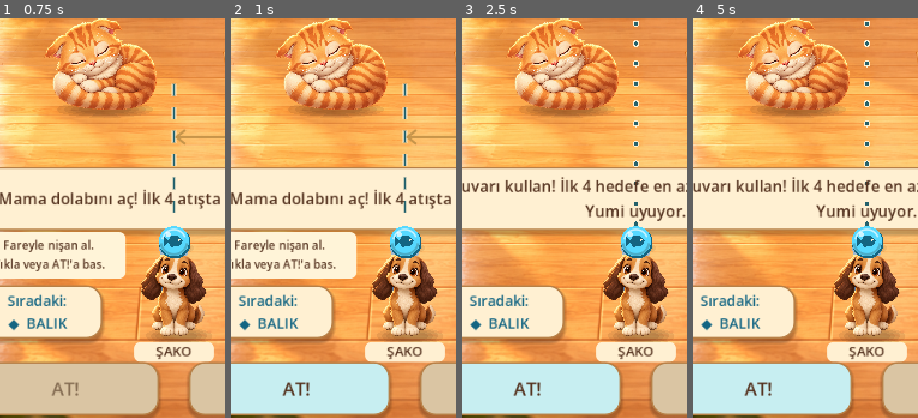
Above: before the commit, frames 1-4 (left to right).
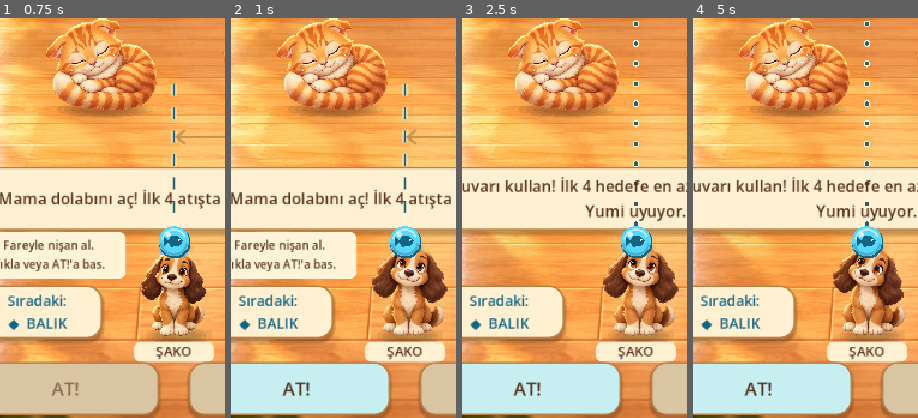
Above: after the commit, the same moments.

Repository: luzumsuzlar/yummyveshaco
Game: Godot game, scene res://scenes/main.tscn
The game is run twice, just before and just after one commit, with the same random seed, the same clock (stepped at 60 frames per second) and the same inputs.
Inputs:
- Up to frame 1 (0.75 s): click "1 · MAMA DOLABI" at 0.5 s
- Up to frame 2 (1 s): no input
- Up to frame 3 (2.5 s): click "≡" at 1.25 s; click "2 · DUVAR OYUNU" at 2 s
- Up to frame 4 (5 s): click "AT!" at 2.75 s; click "HAV! 3/3" at 3.5 s; click "↻" at 4.25 s
The pictures show only the part of the screen within x 11-61%, y 48-98%; the shares and areas given below are measured in that part.

Frame 1 is identical in both runs. In frame 2, 3.8% of the frame differs, in the area x 62-97%, y 57-80%; in frame 3, 3.8%; in frame 4, 3.1%.

Commit message:
Animate Shako attention surprise and success reactions

Diff:
--- a/scripts/main.gd
+++ b/scripts/main.gd
@@ -28,6 +28,8 @@
 const YUMI_PAW_ART := preload("res://assets/art/characters/yumi-paw-v1.png")
 const YUMI_WALK_ART := preload("res://assets/art/characters/yumi-walk-v1.png")
 const YUMI_GROOM_ART := preload("res://assets/art/characters/yumi-groom-v1.png")
+const SHAKO_REACTION_ART := preload("res://assets/art/characters/shako-reactions-v1.png")
+const SHAKO_REACTION_ANCHORS := [Vector2(256, 495), Vector2(256, 495), Vector2(265, 495), Vector2(245, 480), Vector2(264, 480), Vector2(274, 480)]
 const YUMI_GROOM_ANCHORS := [Vector2(250, 498), Vector2(235, 498), Vector2(250, 498), Vector2(242, 465), Vector2(244, 465), Vector2(251, 466)]
 const YUMI_WALK_ANCHORS := [Vector2(280, 476), Vector2(266, 480), Vector2(254, 480), Vector2(274, 444), Vector2(252, 448), Vector2(258, 452)]
 const SHAKO_IDLE_ART := preload("res://assets/art/characters/shako-idle-v1.png")
@@ -200,6 +202,9 @@
 var yumi_groom_time := 0.0
 var yumi_groom_wait := 3.5
 var yumi_groom_variant := 0
+var shako_surprise_left := 0.0
+var shako_joy_left := 0.0
+var shako_look_direction := 1.0
 var yumi_move_timer := 0.0
 var yumi_pause_timer := 0.0
 var yumi_dash_timer := 0.0
@@ -529,6 +534,8 @@
 
 
 func show_level_menu() -> void:
+	shako_surprise_left = 0.0
+	shako_joy_left = 0.0
 	yumi_groom_time = 0.0
 	ball_drop_time = 0.0
 	ball_drop_hole = -1
@@ -675,6 +682,9 @@
 	touch_can_launch = false
 	last_pointer_position = Vector2(LAUNCH_POS.x, HOLE_Y)
 	yumi_position = YUMI_HOME
+	shako_surprise_left = 0.0
+	shako_joy_left = 0.0
+	shako_look_direction = 1.0
 	yumi_groom_time = 0.0
 	yumi_groom_wait = 3.5
 	yumi_groom_variant = 0
@@ -708,6 +718,9 @@
 
 
 func _process(delta: float) -> void:
+	if game_state in ["playing", "celebrating"]:
+		shako_surprise_left = maxf(0.0, shako_surprise_left - delta)
+		shako_joy_left = maxf(0.0, shako_joy_left - delta)
 	# Cosmetic only: scoring and existing shot delays are unchanged. Pause freezes it.
 	if game_state not in ["paused", "menu"] and ball_drop_time > 0.0:
 		ball_drop_time = maxf(0.0, ball_drop_time - delta)
@@ -1439,6 +1452,10 @@
 
 
 func deflect_ball_from_yumi() -> void:
+	shako_surprise_left = 0.65
+	shako_joy_left = 0.0
+	# Atlas looks screen-left; mirror only the reaction toward the actual cat.
+	shako_look_direction = -1.0 if yumi_position.x > LAUNCH_POS.x else 1.0
 	game_audio.play_effect("paw")
 	paw_impact_position = ball_position
 	paw_target_index = -1
@@ -1489,6 +1506,8 @@
 			register_error("Doğru delik, ama en az %d duvar sekmesi gerekiyor!" % required_wall_bounces())
 			return
 		var lucky_yumi_goal := ball_deflected_by_yumi
+		shako_joy_left = 0.45
+		shako_surprise_left = 0.0
 		if lucky_yumi_goal:
 			yumi_help_count += 1
 		progress += 1
@@ -1892,7 +1911,7 @@
 func draw_ground_shadows() -> void:
 	var cat_shadow_radii := Vector2(58, 10) if yumi_art_texture() in [YUMI_SLEEP_ART, YUMI_WALK_ART] else Vector2(44, 12)
 	draw_soft_shadow(yumi_position + Vector2(7, 57), cat_shadow_radii, 0.30)
-	var shako_head := celebration_shako_position if game_state in ["celebrating", "success"] else LAUNCH_POS + Vector2(0, 18)
+	var shako_head := shako_visual_position()
 	draw_soft_shadow(shako_head + Vector2(6, 31), Vector2(40, 11), 0.30)
 	if ball_active:
 		draw_soft_shadow(ball_position + Vector2(6, 12), Vector2(21, 9), 0.28)
@@ -2035,9 +2054,15 @@
 	return Rect2(Vector2(frame % 3, frame / 3) * cell, cell)
 
 
+func shako_visual_position() -> Vector2:
+	if game_state in ["celebrating", "success"] or (game_state == "paused" and paused_from_state == "celebrating"):
+		return celebration_shako_position
+	return LAUNCH_POS + Vector2(0, 18)
+
+
 func draw_shako_launcher() -> void:
-	if game_state == "celebrating" or game_state == "success":
-		draw_shako_face(celebration_shako_position, true)
+	if game_state in ["celebrating", "success"] or (game_state == "paused" and paused_from_state == "celebrating"):
+		draw_shako_face(shako_visual_position(), true)
 		return
 	var direction := Vector2(sin(aim_angle), -cos(aim_angle))
 	var muzzle := LAUNCH_POS + direction * 58.0
@@ -2090,8 +2115,42 @@
 	return points
 
 
+func shako_reaction_pose() -> Dictionary:
+	var state := paused_from_state if game_state == "paused" else game_state
+	var frame := -1
+	var lift := 0.0
+	var direction := 1.0
+	if state == "celebrating":
+		frame = 4 + int(celebration_time * 8.0) % 2
+		lift = absf(sin(celebration_time * PI * 4.0)) * 4.0
+	elif state == "playing":
+		if shako_joy_left > 0.0:
+			var phase := 1.0 - shako_joy_left / 0.45
+			frame = 4 + int(phase * 4.0) % 2
+			lift = sin(phase * PI) * 4.0
+		elif shako_surprise_left > 0.0:
+			frame = 2 if shako_surprise_left > 0.35 else 3
+			direction = shako_look_direction
+		elif not ball_active and shot_delay <= 0.0 and stage_rotation <= 0.0 and scatter_state.is_empty() and not toy_selecting:
+			frame = int(level_time * 1.8) % 2
+	return {"frame": frame, "lift": lift, "direction": direction}
+
+
+func shako_reaction_region(frame: int) -> Rect2:
+	var cell := Vector2(SHAKO_REACTION_ART.get_width() / 3.0, SHAKO_REACTION_ART.get_height() / 2.0)
+	return Rect2(Vector2(frame % 3, frame / 3) * cell, cell)
+
+
 func draw_shako_face(head: Vector2, celebrating: bool = false) -> void:
-	draw_texture_rect(SHAKO_IDLE_ART, Rect2(head + Vector2(-59, -77), Vector2(118, 118)), false)
+	var pose := shako_reaction_pose()
+	var frame: int = pose["frame"]
+	if frame >= 0:
+		var anchor: Vector2 = SHAKO_REACTION_ANCHORS[frame] * (118.0 / 512.0)
+		draw_set_transform(head + Vector2(0, -float(pose["lift"])), 0.0, Vector2(float(pose["direction"]), 1))
+		draw_texture_rect_region(SHAKO_REACTION_ART, Rect2(Vector2(-anchor.x, 30.0 - anchor.y), Vector2(118, 118)), shako_reaction_region(frame))
+		draw_set_transform(Vector2.ZERO)
+	else:
+		draw_texture_rect(SHAKO_IDLE_ART, Rect2(head + Vector2(-59, -77), Vector2(118, 118)), false)
 	var font := ThemeDB.fallback_font
 	var caption := "ŞAKO"
 	if celebrating:
--- /dev/null
+++ b/tests/shako_reaction_preview.gd
@@ -0,0 +1,34 @@
+extends SceneTree
+
+func _initialize() -> void:
+	call_deferred("capture")
+
+func capture() -> void:
+	var game = load("res://scenes/main.tscn").instantiate()
+	root.add_child(game)
+	game.set_process(false)
+	DirAccess.make_dir_recursive_absolute("res://exports/shako-reaction-preview")
+	for name in ["attention", "surprise-left", "surprise-right", "joy", "celebration", "paused-celebration"]:
+		game.start_level(2)
+		game.shot_delay = 0
+		if name.begins_with("surprise"):
+			game.launch_ball()
+			game.yumi_position.x = 120 if name.ends_with("left") else 420
+			game.ball_position = game.yumi_position + Vector2(20, 0)
+			game.deflect_ball_from_yumi()
+		elif name == "joy":
+			game.shako_joy_left = 0.25
+		elif name.contains("celebration"):
+			game.finish_game(true)
+			game._process(0.8)
+			if name.begins_with("paused"): game.pause_game()
+		game.update_interface()
+		game.queue_redraw()
+		await process_frame
+		await RenderingServer.frame_post_draw
+		if root.get_texture().get_image().save_png("res://exports/shako-reaction-preview/%s.png" % name) != OK:
+			quit(1)
+			return
+	game.free()
+	print("Six Shako reaction previews saved")
+	quit()
--- /dev/null
+++ b/tests/shako_reaction_smoke.gd
@@ -0,0 +1,72 @@
+extends SceneTree
+
+var failures := 0
+
+func check(value: bool, message: String) -> void:
+	if not value:
+		failures += 1
+		push_error(message)
+
+func _initialize() -> void:
+	call_deferred("run_checks")
+
+func run_checks() -> void:
+	var game = load("res://scenes/main.tscn").instantiate()
+	root.add_child(game)
+	game.set_process(false)
+	game.start_level(2)
+	game.shot_delay = 0
+	check(game.shako_reaction_pose()["frame"] in [0, 1], "Ready shot displays attention")
+	var angle: float = game.aim_angle
+	var rng_state: int = game.rng.state
+	for index in range(10): game.shako_reaction_pose()
+	check(game.aim_angle == angle and game.rng.state == rng_state, "Drawing cannot change aim or gameplay randomness")
+	game.launch_ball()
+	check(game.shako_reaction_pose()["frame"] == -1, "Flight ends aiming expression")
+	for cat_x in [120.0, 420.0]:
+		game.yumi_position.x = cat_x
+		game.deflect_ball_from_yumi()
+		check(game.shako_reaction_pose()["frame"] == 2, "Actual swipe triggers surprise")
+		check(game.shako_reaction_pose()["direction"] == (1.0 if cat_x < 270 else -1.0), "Surprise faces the actual cat")
+	var pose: Dictionary = game.shako_reaction_pose()
+	var velocity: Vector2 = game.ball_velocity
+	game.pause_game()
+	game._process(3)
+	check(game.shako_reaction_pose() == pose and game.ball_velocity == velocity, "Pause preserves expression and ball physics")
+	game.resume_game()
+	game.ball_position = game.hole_positions[game.ball_type]
+	game.resolve_hole_hit(game.ball_type)
+	check(game.shako_reaction_pose()["frame"] == 4 and game.shako_surprise_left == 0, "Valid goal replaces surprise with joy")
+	check(game.shot_delay == 0.45 and game.progress == 1, "Joy adds no waiting or progress change")
+	game._process(0.2)
+	check(game.shako_reaction_pose()["frame"] in [4, 5], "Joy persists within normal shot cooldown")
+	game._process(0.3)
+	check(game.shako_joy_left == 0, "Joy ends at existing next-shot boundary")
+	game.start_level(0)
+	game.shot_delay = 0
+	game.launch_ball()
+	game.resolve_hole_hit(1)
+	check(game.shako_joy_left == 0 and game.errors == 1, "Wrong goal never celebrates")
+	game.finish_game(true)
+	game._process(0.8)
+	pose = game.shako_reaction_pose()
+	var position: Vector2 = game.celebration_shako_position
+	game.pause_game()
+	game._process(5)
+	check(game.shako_reaction_pose() == pose and game.celebration_shako_position == position, "Celebration pose freezes in place on pause")
+	check(game.shako_visual_position() == position, "Paused character and shadow share the same celebration origin")
+	game.resume_game()
+	game._process(1.5)
+	check(game.game_state == "success", "Celebration still finishes after 2.2 seconds")
+	game.show_level_menu()
+	check(game.shako_joy_left == 0 and game.shako_surprise_left == 0 and game.shako_reaction_pose()["frame"] == -1, "Menu clears reactions")
+	game.start_level(0)
+	check(game.shako_surprise_left == 0 and game.shako_joy_left == 0, "Restart clears reactions")
+	var img: Image = game.SHAKO_REACTION_ART.get_image()
+	if img.is_compressed(): img.decompress()
+	check(img.get_pixel(0, 0).a < 0.01, "Atlas retains alpha")
+	for frame in range(6):
+		check(Rect2(Vector2.ZERO, img.get_size()).encloses(game.shako_reaction_region(frame)), "All six poses fit atlas")
+	game.free()
+	print("Shako reaction smoke: %d failures" % failures)
+	quit(1 if failures else 0)
Binary file added: assets/art/characters/shako-reactions-v1.png
Not shown, added: assets/art/characters/shako-reactions-v1.png.import
Not shown, changed: docs/CHARACTER_ART.md
Not shown, changed: docs/DEVELOPMENT_LOG.md
Not shown, added: docs/SHAKO_REACTIONS.md
Not shown, changed: tests/run_checks.ps1
